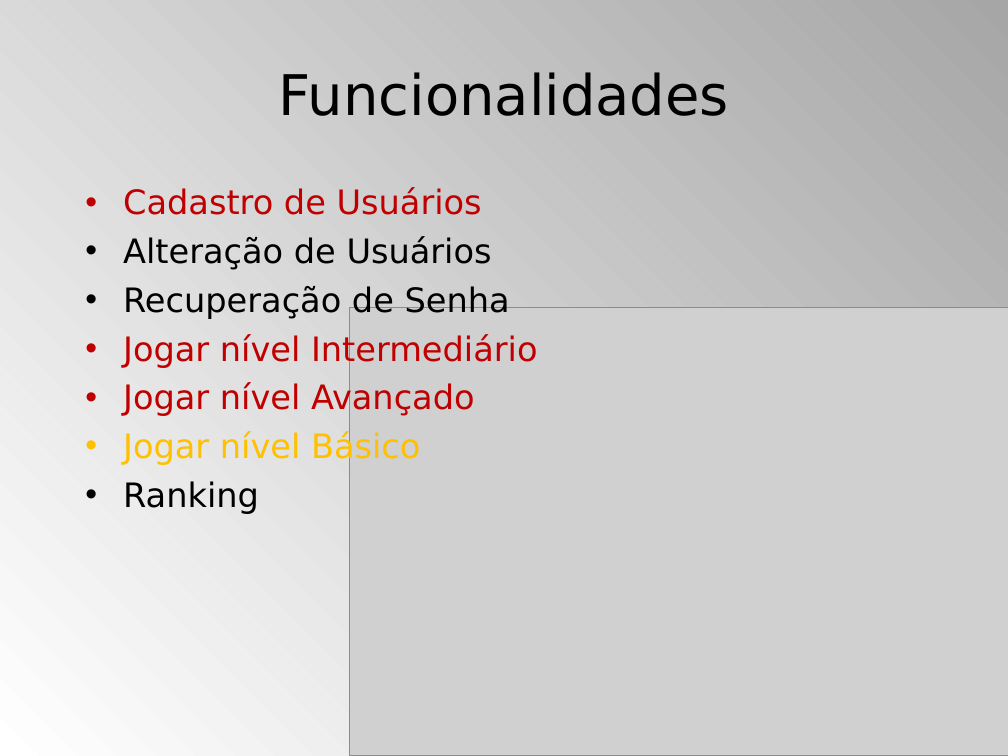
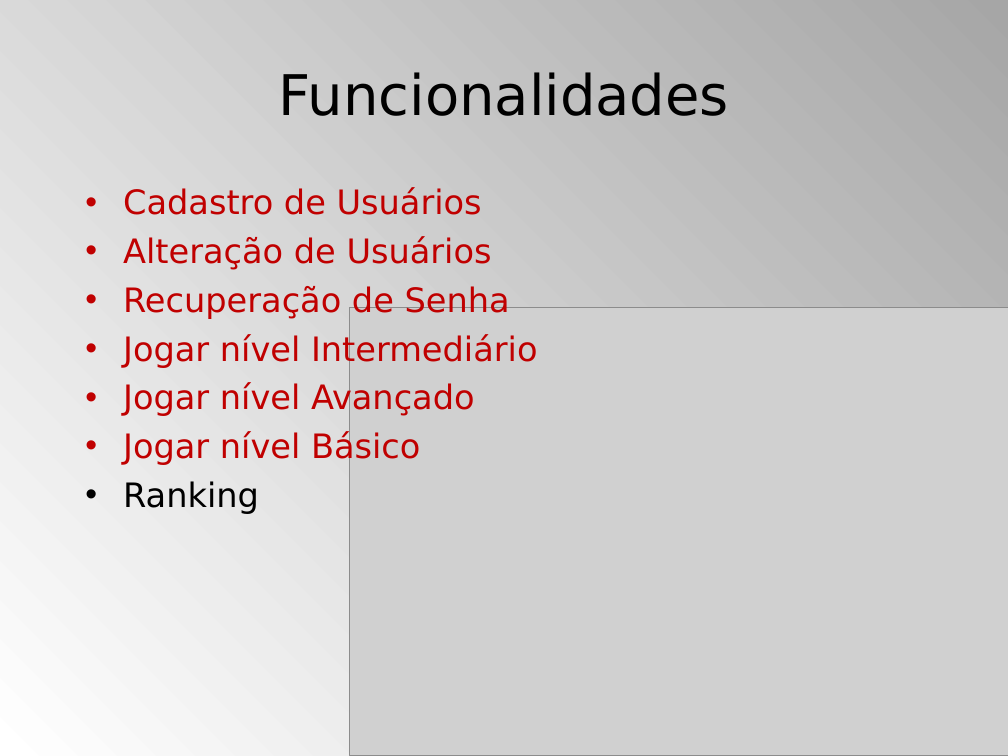
Before and after one commit to ms-uerj/appcodeinspector, a slide deck: slide 3 of Resources/Documentos/Terceiro Seminário.ppt. Drawn at 1008x756 pixels with LibreOffice and Linux fonts; fonts in the diff are those of the drawing; grey boxes stand for pictures. Boxes give left, top, right and bottom in pixels: in the first picture for what was removed or moved away, otherwise in the second. Text is boxed around its words. In the diff, an @@ line names an element or a change of style, - is before the commit and + after.

```diff
--- a/Resources/Documentos/Terceiro Seminário.ppt
+++ b/Resources/Documentos/Terceiro Seminário.ppt
@@ text at (123,236,510,465): text colour #000000 to #C00000 in "Alteração de Usuários", "Recuperação de Senha"; text colour #FFC000 to #C00000 in "Jogar nível Básico"; bullet colour #000000 to #C00000; bullet colour #FFC000 to #C00000 @@
```
Also in this commit, not shown: 2 other slides changed, 6 slides added, 1 slide removed.
